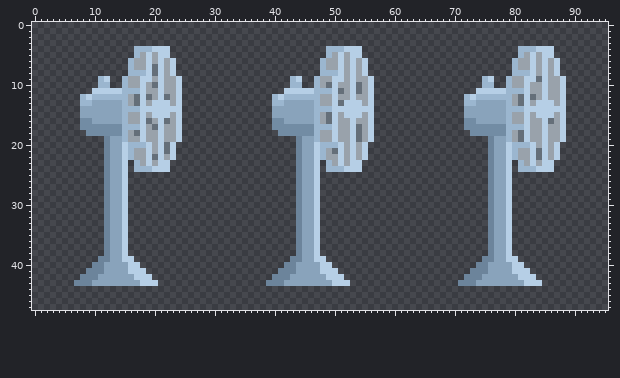
A sprite sheet gets an edit: new-game-project/Sprites/Map/EnvironmentalFactors/Fan.png. The first picture shows the starting point.
The file is 96x48 pixels.
The same view after the edit:
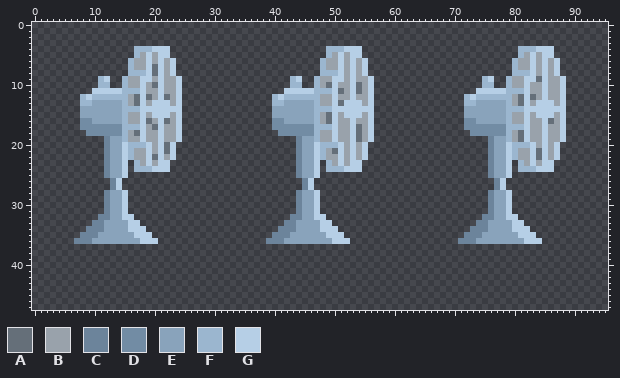
Palette (. is transparent): A #656f79  B #99a2ab  C #6c849b  D #728ca4  E #89a3bb  F #9bb6cf  G #b6cfe6
The edit:
Changed rows in their new state; - is an unchanged pixel.
first column x 12:
26 .CG.----------------------------.CG.----------------------------.CG.
27 .CG.----------------------------.CG.----------------------------.CG.
first column x 7:
32 ----C----G--------------------------C----G--------------------------C----G----
33 ---CCE--EGG------------------------CCE--EGG------------------------CCE--EGG---
34 --CCCE--EGGG----------------------CCCE--EGGG----------------------CCCE--EGGG--
35 -CCCEE--EEGGG--------------------CCCEE--EEGGG--------------------CCCEE--EEGGG-
36 CCCEEE--EEEGGG------------------CCCEEE--EEEGGG------------------CCCEEE--EEEGGG
37 -----....----------------------------....----------------------------....-----
38 -----....----------------------------....----------------------------....-----
39 ----......--------------------------......--------------------------......----
40 ---........------------------------........------------------------........---
41 --..........----------------------..........----------------------..........--
42 -............--------------------............--------------------............-
43 ..............------------------..............------------------..............
